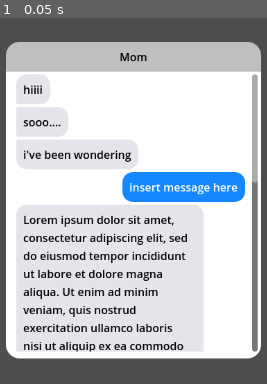
Above: before the commit, frame 1.
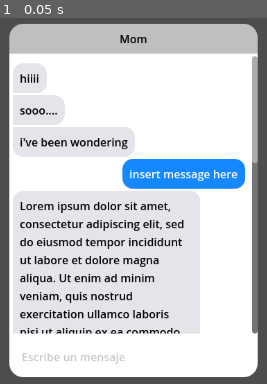
Above: after the commit, the same moment.

Repository: ztamagoru/MonarcaGameJam2025
Game: Godot game, scene res://scenes/components/hud/chats/chat.tscn
The game is run twice, just before and just after one commit, with the same random seed, the same clock (stepped at 60 frames per second) and the same inputs. The project has no main scene, so this scene is started directly.
Inputs:
- Up to frame 1 (0.05 s): no input

The runs differ from the first frame. In frame 1, 39% of the frame differs, in the area x 2-98%, y 1-99%.

Commit message:
made chat draggable across screen

Diff:
--- a/scenes/components/hud/chats/chat.tscn
+++ b/scenes/components/hud/chats/chat.tscn
@@ -1,9 +1,7 @@
-[gd_scene load_steps=12 format=3 uid="uid://tvm8wnxrxl0a"]
-
+[gd_scene load_steps=14 format=3 uid="uid://tvm8wnxrxl0a"]
+
+[ext_resource type="Script" uid="uid://cnuanuun7kbw3" path="res://scripts/scenes/components/hud/chats/chat.gd" id="1_nixh7"]
 [ext_resource type="PackedScene" uid="uid://cfm85pufixc24" path="res://scenes/components/hud/chats/message.tscn" id="1_t2wit"]
-
-[sub_resource type="StyleBoxFlat" id="StyleBoxFlat_ejxpt"]
-bg_color = Color(0.6, 0.6, 0.6, 0)
 
 [sub_resource type="StyleBoxFlat" id="StyleBoxFlat_t2wit"]
 bg_color = Color(1, 1, 1, 1)
@@ -62,78 +60,102 @@
 corner_radius_bottom_right = 15
 corner_radius_bottom_left = 15
 
+[sub_resource type="StyleBoxFlat" id="StyleBoxFlat_foad8"]
+content_margin_left = 8.0
+content_margin_top = 8.0
+content_margin_right = 8.0
+content_margin_bottom = 8.0
+bg_color = Color(0.17832738, 0.17832738, 0.17832738, 0.03137255)
+corner_radius_top_left = 8
+corner_radius_top_right = 8
+corner_radius_bottom_right = 8
+corner_radius_bottom_left = 8
+
+[sub_resource type="StyleBoxFlat" id="StyleBoxFlat_itu15"]
+bg_color = Color(0.6, 0.6, 0.6, 0)
+border_width_left = 2
+border_width_top = 2
+border_width_right = 2
+border_width_bottom = 2
+border_color = Color(0, 0, 0, 0.44705883)
+border_blend = true
+corner_radius_top_left = 8
+corner_radius_top_right = 8
+corner_radius_bottom_right = 8
+corner_radius_bottom_left = 8
+
 [node name="chat" type="Control"]
 layout_mode = 3
-anchors_preset = 15
-anchor_right = 1.0
-anchor_bottom = 1.0
+anchors_preset = 8
+anchor_left = 0.5
+anchor_top = 0.5
+anchor_right = 0.5
+anchor_bottom = 0.5
 grow_horizontal = 2
 grow_vertical = 2
-
-[node name="PanelContainer" type="PanelContainer" parent="."]
+script = ExtResource("1_nixh7")
+metadata/_edit_group_ = true
+
+[node name="PanelContainer2" type="PanelContainer" parent="."]
 layout_mode = 1
-anchors_preset = 15
-anchor_right = 1.0
-anchor_bottom = 1.0
+anchors_preset = 8
+anchor_left = 0.5
+anchor_top = 0.5
+anchor_right = 0.5
+anchor_bottom = 0.5
+offset_left = -175.0
+offset_top = -255.0
+offset_right = 175.0
+offset_bottom = 255.0
 grow_horizontal = 2
 grow_vertical = 2
-theme_override_styles/panel = SubResource("StyleBoxFlat_ejxpt")
-
-[node name="PanelContainer" type="PanelContainer" parent="PanelContainer"]
-layout_mode = 2
-size_flags_horizontal = 4
-size_flags_vertical = 4
+size_flags_horizontal = 0
+size_flags_vertical = 0
 theme_override_styles/panel = SubResource("StyleBoxFlat_t2wit")
-
-[node name="MarginContainer" type="MarginContainer" parent="PanelContainer/PanelContainer"]
-layout_mode = 2
-theme_override_constants/margin_left = 0
-theme_override_constants/margin_top = 0
-theme_override_constants/margin_right = 0
-theme_override_constants/margin_bottom = 10
-
-[node name="VBoxContainer" type="VBoxContainer" parent="PanelContainer/PanelContainer/MarginContainer"]
-layout_mode = 2
-
-[node name="PanelContainer" type="PanelContainer" parent="PanelContainer/PanelContainer/MarginContainer/VBoxContainer"]
+metadata/_edit_use_anchors_ = true
+
+[node name="VBoxContainer" type="VBoxContainer" parent="PanelContainer2"]
+layout_mode = 2
+
+[node name="Header" type="PanelContainer" parent="PanelContainer2/VBoxContainer"]
 layout_mode = 2
 theme_override_styles/panel = SubResource("StyleBoxFlat_nixh7")
 
-[node name="MarginContainer" type="MarginContainer" parent="PanelContainer/PanelContainer/MarginContainer/VBoxContainer/PanelContainer"]
+[node name="MarginContainer" type="MarginContainer" parent="PanelContainer2/VBoxContainer/Header"]
 layout_mode = 2
 theme_override_constants/margin_left = 150
 theme_override_constants/margin_top = 10
 theme_override_constants/margin_right = 150
 theme_override_constants/margin_bottom = 10
 
-[node name="Label" type="Label" parent="PanelContainer/PanelContainer/MarginContainer/VBoxContainer/PanelContainer/MarginContainer"]
+[node name="Label" type="Label" parent="PanelContainer2/VBoxContainer/Header/MarginContainer"]
 layout_mode = 2
 text = "Mom"
 label_settings = SubResource("LabelSettings_7irwy")
 horizontal_alignment = 1
 
-[node name="MarginContainer" type="MarginContainer" parent="PanelContainer/PanelContainer/MarginContainer/VBoxContainer"]
-layout_mode = 2
-theme_override_constants/margin_left = 5
-theme_override_constants/margin_right = 5
-
-[node name="ScrollContainer" type="ScrollContainer" parent="PanelContainer/PanelContainer/MarginContainer/VBoxContainer/MarginContainer"]
+[node name="Chat" type="ScrollContainer" parent="PanelContainer2/VBoxContainer"]
 custom_minimum_size = Vector2(0, 400)
 layout_mode = 2
+size_flags_horizontal = 4
 size_flags_vertical = 4
 horizontal_scroll_mode = 0
 
-[node name="MarginContainer" type="MarginContainer" parent="PanelContainer/PanelContainer/MarginContainer/VBoxContainer/MarginContainer/ScrollContainer"]
+[node name="MarginContainer" type="MarginContainer" parent="PanelContainer2/VBoxContainer/Chat"]
 custom_minimum_size = Vector2(350, 0)
 layout_mode = 2
-theme_override_constants/margin_left = 10
+size_flags_horizontal = 4
+theme_override_constants/margin_left = 5
+theme_override_constants/margin_top = 10
 theme_override_constants/margin_right = 10
-
-[node name="messages" type="VBoxContainer" parent="PanelContainer/PanelContainer/MarginContainer/VBoxContainer/MarginContainer/ScrollContainer/MarginContainer"]
-layout_mode = 2
+theme_override_constants/margin_bottom = 10
+
+[node name="messages" type="VBoxContainer" parent="PanelContainer2/VBoxContainer/Chat/MarginContainer"]
+layout_mode = 2
+theme_override_constants/separation = 3
 alignment = 1
 
-[node name="Message2" parent="PanelContainer/PanelContainer/MarginContainer/VBoxContainer/MarginContainer/ScrollContainer/MarginContainer/messages" instance=ExtResource("1_t2wit")]
+[node name="Message2" parent="PanelContainer2/VBoxContainer/Chat/MarginContainer/messages" instance=ExtResource("1_t2wit")]
 layout_mode = 2
 size_flags_horizontal = 0
 theme_override_styles/panel = SubResource("StyleBoxFlat_7irwy")
@@ -141,7 +163,7 @@
 sender = "Other"
 message_position = "Top"
 
-[node name="Message3" parent="PanelContainer/PanelContainer/MarginContainer/VBoxContainer/MarginContainer/ScrollContainer/MarginContainer/messages" instance=ExtResource("1_t2wit")]
+[node name="Message3" parent="PanelContainer2/VBoxContainer/Chat/MarginContainer/messages" instance=ExtResource("1_t2wit")]
 layout_mode = 2
 size_flags_horizontal = 0
 theme_override_styles/panel = SubResource("StyleBoxFlat_4cv7s")
@@ -149,7 +171,7 @@
 sender = "Other"
 message_position = "Middle"
 
-[node name="Message4" parent="PanelContainer/PanelContainer/MarginContainer/VBoxContainer/MarginContainer/ScrollContainer/MarginContainer/messages" instance=ExtResource("1_t2wit")]
+[node name="Message4" parent="PanelContainer2/VBoxContainer/Chat/MarginContainer/messages" instance=ExtResource("1_t2wit")]
 layout_mode = 2
 size_flags_horizontal = 0
 theme_override_styles/panel = SubResource("StyleBoxFlat_h8xgc")
@@ -157,19 +179,46 @@
 sender = "Other"
 message_position = "Bottom"
 
-[node name="Message5" parent="PanelContainer/PanelContainer/MarginContainer/VBoxContainer/MarginContainer/ScrollContainer/MarginContainer/messages" instance=ExtResource("1_t2wit")]
+[node name="Message5" parent="PanelContainer2/VBoxContainer/Chat/MarginContainer/messages" instance=ExtResource("1_t2wit")]
 layout_mode = 2
 theme_override_styles/panel = SubResource("StyleBoxFlat_dt7sh")
 
-[node name="Message6" parent="PanelContainer/PanelContainer/MarginContainer/VBoxContainer/MarginContainer/ScrollContainer/MarginContainer/messages" instance=ExtResource("1_t2wit")]
+[node name="Message6" parent="PanelContainer2/VBoxContainer/Chat/MarginContainer/messages" instance=ExtResource("1_t2wit")]
 layout_mode = 2
 size_flags_horizontal = 0
 theme_override_styles/panel = SubResource("StyleBoxFlat_3jtr7")
 message = "Lorem ipsum dolor sit amet, consectetur adipiscing elit, sed do eiusmod tempor incididunt ut labore et dolor …(337 unchanged characters)…
 sender = "Other"
 
-[node name="Message7" parent="PanelContainer/PanelContainer/MarginContainer/VBoxContainer/MarginContainer/ScrollContainer/MarginContainer/messages" instance=ExtResource("1_t2wit")]
+[node name="Message7" parent="PanelContainer2/VBoxContainer/Chat/MarginContainer/messages" instance=ExtResource("1_t2wit")]
 custom_minimum_size = Vector2(0, 0)
 layout_mode = 2
 theme_override_styles/panel = SubResource("StyleBoxFlat_01ihu")
 message = "Lorem ipsum dolor sit amet, consectetur adipiscing elit, sed do eiusmod tempor incididunt ut labore et dolor …(337 unchanged characters)…
+
+[node name="MarginContainer2" type="MarginContainer" parent="PanelContainer2/VBoxContainer"]
+layout_mode = 2
+theme_override_constants/margin_left = 10
+theme_override_constants/margin_top = 10
+theme_override_constants/margin_right = 10
+theme_override_constants/margin_bottom = 10
+
+[node name="LineEdit" type="LineEdit" parent="PanelContainer2/VBoxContainer/MarginContainer2"]
+layout_mode = 2
+focus_mode = 1
+theme_override_colors/font_color = Color(0, 0, 0, 1)
+theme_override_colors/font_placeholder_color = Color(0.6413357, 0.6413363, 0.6413358, 0.6)
+theme_override_styles/normal = SubResource("StyleBoxFlat_foad8")
+theme_override_styles/focus = SubResource("StyleBoxFlat_itu15")
+placeholder_text = "Escribe un mensaje"
+context_menu_enabled = false
+emoji_menu_enabled = false
+virtual_keyboard_enabled = false
+virtual_keyboard_show_on_focus = false
+shortcut_keys_enabled = false
+middle_mouse_paste_enabled = false
+deselect_on_focus_loss_enabled = false
+drag_and_drop_selection_enabled = false
+flat = true
+select_all_on_focus = true
+caret_blink = true
--- /dev/null
+++ b/scripts/scenes/components/hud/chats/chat.gd
@@ -0,0 +1,20 @@
+extends Control
+
+@onready var header : PanelContainer = $PanelContainer2/VBoxContainer/Header
+
+var dragging : bool = false
+var drag_offset : Vector2 = Vector2.ZERO
+
+func _ready():
+	header.mouse_filter = Control.MOUSE_FILTER_STOP
+	#pass
+
+func _input(event : InputEvent):
+	if event is InputEventMouseButton and event.button_index == MOUSE_BUTTON_LEFT:
+		if event.pressed and header.get_global_rect().has_point(event.global_position):
+			dragging = true
+			drag_offset = event.global_position
+		elif not event.pressed:
+			dragging = false
+	elif event is InputEventMouseMotion and dragging:
+		global_position += event.relative
Not shown, added: scripts/scenes/components/hud/chats/chat.gd.uid
